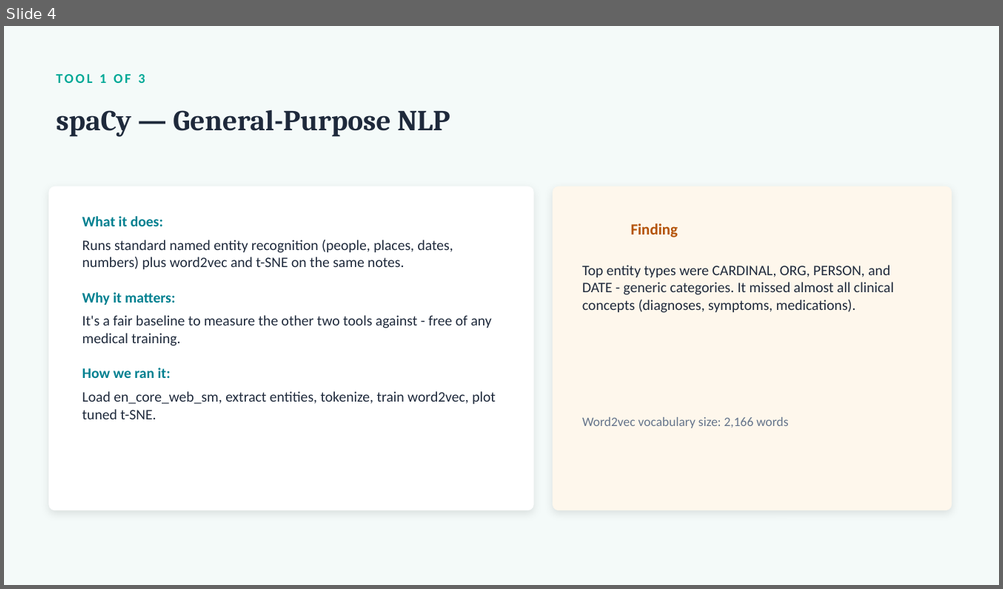
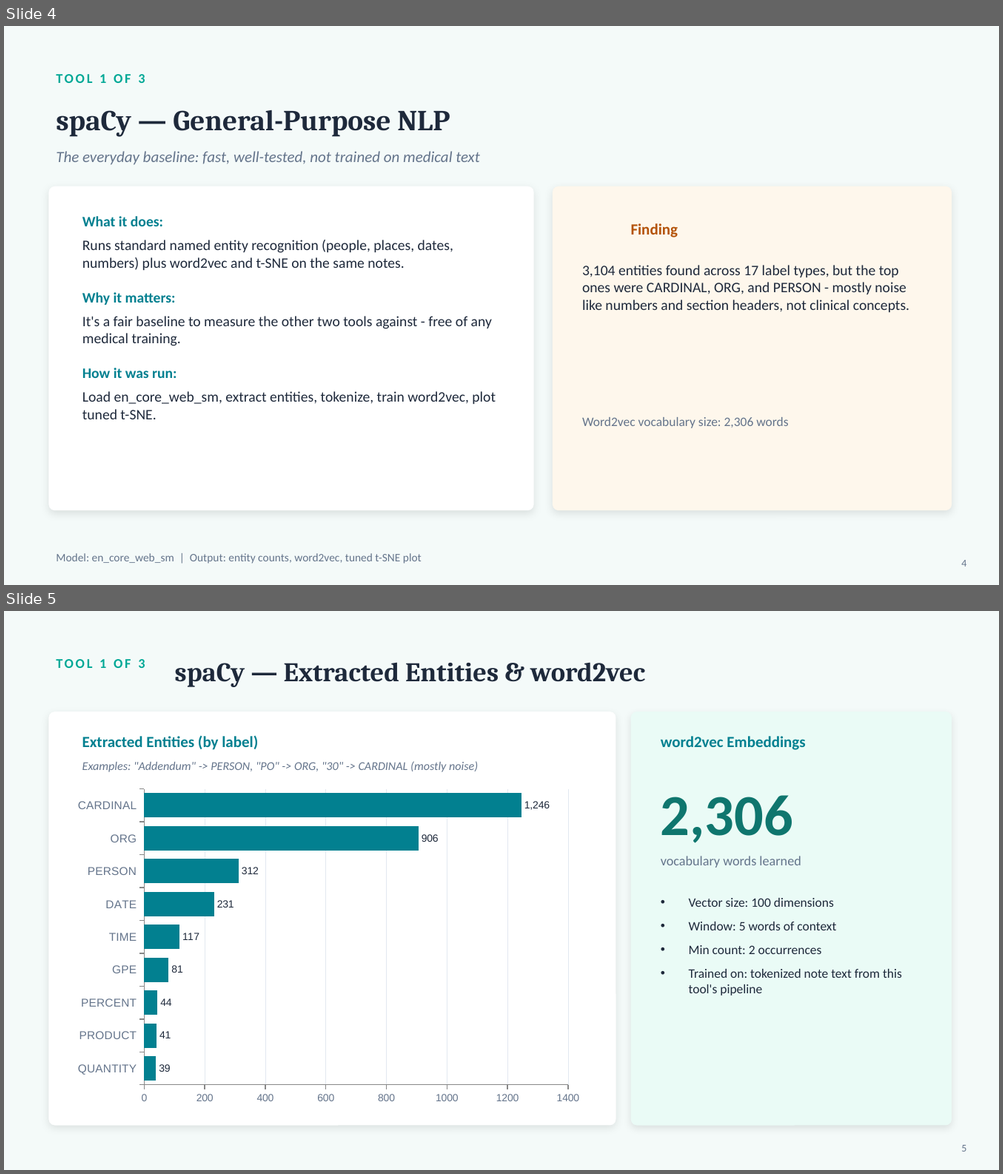
Before and after one commit to murali-github/msai-aih, a slide deck: MIMIC_NLP_Presentation.pptx. Shown one above the other, each under a label of ours: slide 4 before the commit, slides 4 and 5 after it. The pictures are 1003x589 and 1003x1174 pixels, drawn with LibreOffice and Linux fonts; fonts in the diff are those of the drawing. Boxes give left, top, right and bottom in pixels: in the first picture for what was removed or moved away, otherwise in the second. Text is boxed around its words. In the diff, an @@ line names an element or a change of style, - is before the commit and + after.

```diff
--- a/MIMIC_NLP_Presentation.pptx
+++ b/MIMIC_NLP_Presentation.pptx
@@ slide 5 added at (x1=4, y1=611, x2=999, y2=1170), background #F4FAF9 @@
@@ text added at (x1=56, y1=659, x2=145, y2=668), 13 pt, text #00A896, bold @@
+TOOL 1 OF 3
@@ text added at (x1=175, y1=662, x2=645, y2=687), 26 pt, text #1E293B, bold @@
+spaCy — Extracted Entities & word2vec
@@ rounded rectangle added at (x1=48, y1=712, x2=616, y2=1126), fill #FFFFFF @@
@@ rounded rectangle added at (x1=631, y1=712, x2=951, y2=1126), fill #EAFBF6 @@
@@ text added at (x1=82, y1=735, x2=258, y2=750), 15 pt, text #028090, bold @@
+Extracted Entities (by label)
@@ text added at (x1=660, y1=736, x2=805, y2=750), 15 pt, text #028090, bold @@
+word2vec Embeddings
@@ text added at (x1=82, y1=761, x2=478, y2=772), 11.5 pt, text #64748B, italic @@
+Examples: "Addendum" -> PERSON, "PO" -> ORG, "30" -> CARDINAL (mostly noise)
@@ bar chart added at (x1=68, y1=783, x2=589, y2=1111) @@
+categories: QUANTITY, PRODUCT, PERCENT, GPE, TIME, DATE, PERSON, ORG, CARDINAL
+Series 1: 39, 41, 44, 81, 117, 231, 312, 906, 1246
@@ text added at (x1=660, y1=795, x2=793, y2=843), 56 pt, text #0F766E, bold @@
+2,306
@@ text added at (x1=660, y1=856, x2=800, y2=868), 13 pt, text #64748B @@
+vocabulary words learned
@@ text added at (x1=688, y1=898, x2=902, y2=996), 12.5 pt, text #1E293B @@
+• Vector size: 100 dimensions
+• Window: 5 words of context
+• Min count: 2 occurrences
+• Trained on: tokenized note text from this tool's pipeline
@@ text added at (x1=961, y1=1145, x2=966, y2=1152), 10 pt, text #64748B @@
+5
@@ slide 4 changed as well @@
@@ text added at (x1=56, y1=151, x2=480, y2=165), 15 pt, text #64748B, italic @@
+The everyday baseline: fast, well-tested, not trained on medical text
@@ text at (x1=582, y1=265, x2=909, y2=312): text changed @@
-Top entity types were CARDINAL, ORG, PERSON, and DATE - generic categories. It missed almost all clinical concepts (diagnoses, symptoms, medications).
+3,104 entities found across 17 label types, but the top ones were CARDINAL, ORG, and PERSON - mostly noise like numbers and section headers, not clinical concepts.
@@ text at (x1=82, y1=368, x2=176, y2=378): text changed @@
-How we ran it:
+How it was run:
@@ text at (x1=582, y1=417, x2=788, y2=429): text changed @@
-Word2vec vocabulary size: 2,166 words
+Word2vec vocabulary size: 2,306 words
@@ text added at (x1=56, y1=554, x2=421, y2=564), 11 pt, text #64748B @@
+Model: en_core_web_sm | Output: entity counts, word2vec, tuned t-SNE plot
@@ text added at (x1=961, y1=560, x2=966, y2=567), 10 pt, text #64748B @@
+4
```
Also in this commit, not shown: 7 other slides changed, 5 other slides added, 2 other files.
